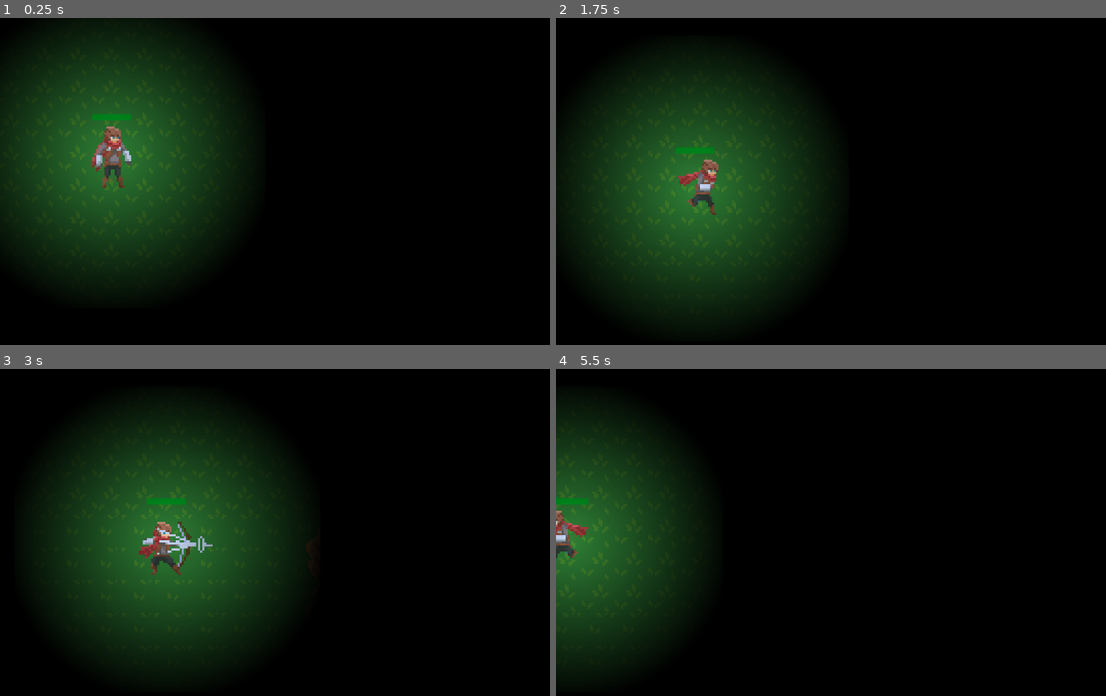
Above: before the commit, frames 1-4 (two rows, left to right).
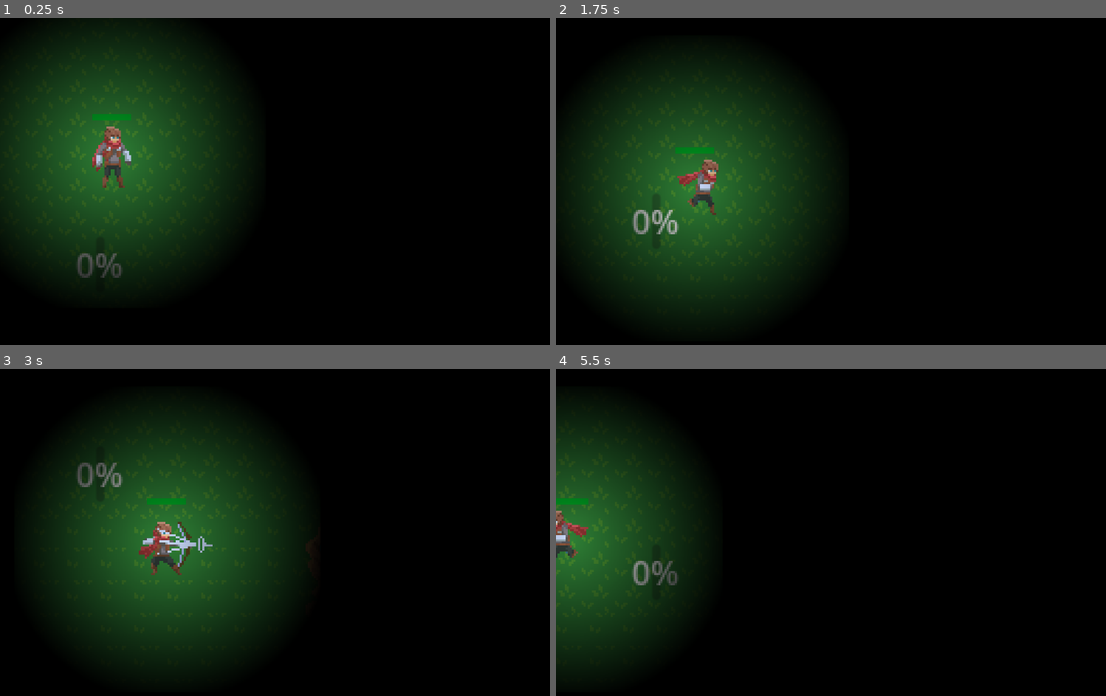
Above: after the commit, the same moments.

Repository: jsw-aip-tn/Withoutlight
Game: Godot game, scene res://Szene/main.tscn
Two runs of this game, one before a commit and one after it. Both use one fixed random seed, a clock stepped at 60 frames per second and the inputs below.
Inputs (mouse positions are in pixels of both pictures, inside the frame that each line leads up to):
- Up to frame 1 (0.25 s): no input
- Up to frame 2 (1.75 s): move the mouse to (979, 168) at 0.52 s; hold D (move_right) 0.53-1.28 s; click (979, 168) at 0.6 s; move the mouse to (732, 201) at 1.27 s; hold S (move_down) from 1.28 s (still down); tap Space (place_torch) at 1.35 s
- Up to frame 3 (3 s): move the mouse to (352, 460) at 2.02 s; release S (move_down) at 2.03 s; hold D (move_right) 2.03-2.78 s; right-click (352, 460) at 2.1 s; move the mouse to (264, 601) at 2.77 s; hold W (move_up) from 2.78 s (still down); click (264, 601) at 2.85 s
- Up to frame 4 (5.5 s): move the mouse to (1029, 584) at 3.52 s; release W (move_up) at 3.53 s; hold A (move_left) 3.53-5.03 s; tap Space (place_torch) at 3.6 s; move the mouse to (671, 483) at 4.27 s; right-click (671, 483) at 4.35 s; move the mouse to (880, 535) at 5.02 s; hold S (move_down) from 5.03 s (still down); click (880, 535) at 5.1 s

The runs differ from the first frame. In frame 1, 0.3% of the frame differs, in the area x 14-23%, y 72-80%; in frame 2, 0.4%, in the area x 13-23%, y 57-67%; in frame 3, 0.3%; in frame 4, 0.3%.

Commit message:
they see me rolling...

Diff:
--- a/Szene/wolf.tscn
+++ b/Szene/wolf.tscn
@@ -1,10 +1,108 @@
-[gd_scene load_steps=2 format=3 uid="uid://1qdi3c3eq1a2"]
+[gd_scene load_steps=18 format=3 uid="uid://1qdi3c3eq1a2"]
 
-[ext_resource type="SpriteFrames" path="res://Assets/Wolf/" id="1_u57dv"]
+[ext_resource type="Texture2D" uid="uid://3mb1kru28e3g" path="res://Assets/Wolf/sprite_16.png" id="1_g65t4"]
+[ext_resource type="Texture2D" uid="uid://cmtyhvsne86w0" path="res://Assets/Wolf/sprite_17.png" id="2_aq7f7"]
+[ext_resource type="Texture2D" uid="uid://dtoexsw3kky24" path="res://Assets/Wolf/sprite_18.png" id="3_q8f11"]
+[ext_resource type="Texture2D" uid="uid://p13h5lo7x78v" path="res://Assets/Wolf/sprite_19.png" id="4_byvrg"]
+[ext_resource type="Texture2D" uid="uid://cty3np4h3f0d0" path="res://Assets/Wolf/wolf-idle4.png" id="5_sma7j"]
+[ext_resource type="Texture2D" uid="uid://bd0lctcswok71" path="res://Assets/Wolf/wolf-idle3.png" id="6_ih3r6"]
+[ext_resource type="Texture2D" uid="uid://cy7ssfbawdk0n" path="res://Assets/Wolf/wolf-idle2.png" id="7_jn6ay"]
+[ext_resource type="Texture2D" uid="uid://6ih6xe5simi3" path="res://Assets/Wolf/kisspng-sprite-2d-computer-graphics-game-african-wild-dog-ace-5ac721619ede23.7482898115229996496507.png" id="8_tee68"]
+
+[sub_resource type="AtlasTexture" id="AtlasTexture_c1cpt"]
+atlas = ExtResource("1_g65t4")
+region = Rect2(0, 0, 127, 117)
+
+[sub_resource type="AtlasTexture" id="AtlasTexture_q7y7i"]
+atlas = ExtResource("2_aq7f7")
+region = Rect2(0, 0, 132, 121)
+
+[sub_resource type="AtlasTexture" id="AtlasTexture_fl6rg"]
+atlas = ExtResource("3_q8f11")
+region = Rect2(0, 0, 147, 103)
+
+[sub_resource type="AtlasTexture" id="AtlasTexture_j8x6p"]
+atlas = ExtResource("4_byvrg")
+region = Rect2(0, 0, 152, 69)
+
+[sub_resource type="AtlasTexture" id="AtlasTexture_u3nst"]
+atlas = ExtResource("5_sma7j")
+region = Rect2(0, 0, 149, 83)
+
+[sub_resource type="AtlasTexture" id="AtlasTexture_wxbbj"]
+atlas = ExtResource("6_ih3r6")
+region = Rect2(0, 0, 148, 83)
+
+[sub_resource type="AtlasTexture" id="AtlasTexture_bi36n"]
+atlas = ExtResource("7_jn6ay")
+region = Rect2(0, 0, 148, 84)
+
+[sub_resource type="AtlasTexture" id="AtlasTexture_d8256"]
+atlas = ExtResource("8_tee68")
+region = Rect2(0, 0, 148, 82)
+
+[sub_resource type="SpriteFrames" id="SpriteFrames_di00u"]
+animations = [{
+"frames": [{
+"duration": 1.0,
+"texture": SubResource("AtlasTexture_c1cpt")
+}, {
+"duration": 1.0,
+"texture": SubResource("AtlasTexture_q7y7i")
+}, {
+"duration": 1.0,
+"texture": SubResource("AtlasTexture_fl6rg")
+}, {
+"duration": 1.0,
+"texture": SubResource("AtlasTexture_j8x6p")
+}],
+"loop": true,
+"name": &"attack",
+"speed": 5.0
+}, {
+"frames": [{
+"duration": 1.0,
+"texture": SubResource("AtlasTexture_u3nst")
+}, {
+"duration": 1.0,
+"texture": SubResource("AtlasTexture_wxbbj")
+}, {
+"duration": 1.0,
+"texture": SubResource("AtlasTexture_bi36n")
+}, {
+"duration": 1.0,
+"texture": SubResource("AtlasTexture_d8256")
+}],
+"loop": true,
+"name": &"idle",
+"speed": 5.0
+}]
 
 [node name="Wolf" type="Node2D"]
 
-[node name="AnimatedSprite2D" type="AnimatedSprite2D" parent="."]
-sprite_frames = ExtResource("1_u57dv")
-animation = &"Idle"
-frame_progress = 0.353721
+[node name="Wolf" type="CharacterBody2D" parent="."]
+
+[node name="CollisionShape2D" type="CollisionShape2D" parent="Wolf"]
+
+[node name="enemy_hitbox" type="Area2D" parent="Wolf"]
+position = Vector2(-417, 2)
+
+[node name="AnimatedSprite2D" type="AnimatedSprite2D" parent="Wolf"]
+position = Vector2(-420, 1)
+sprite_frames = SubResource("SpriteFrames_di00u")
+animation = &"idle"
+frame = 3
+frame_progress = 0.104934
+
+[node name="Timer" type="Timer" parent="Wolf"]
+wait_time = 2.0
+autostart = true
+
+[node name="ProgressBar" type="ProgressBar" parent="Wolf"]
+offset_right = 4.0
+offset_bottom = 27.0
+
+[node name="search_area" type="Area2D" parent="Wolf"]
+position = Vector2(-416, 1)
+
+[node name="CollisionShape2D" type="CollisionShape2D" parent="Wolf/search_area"]
